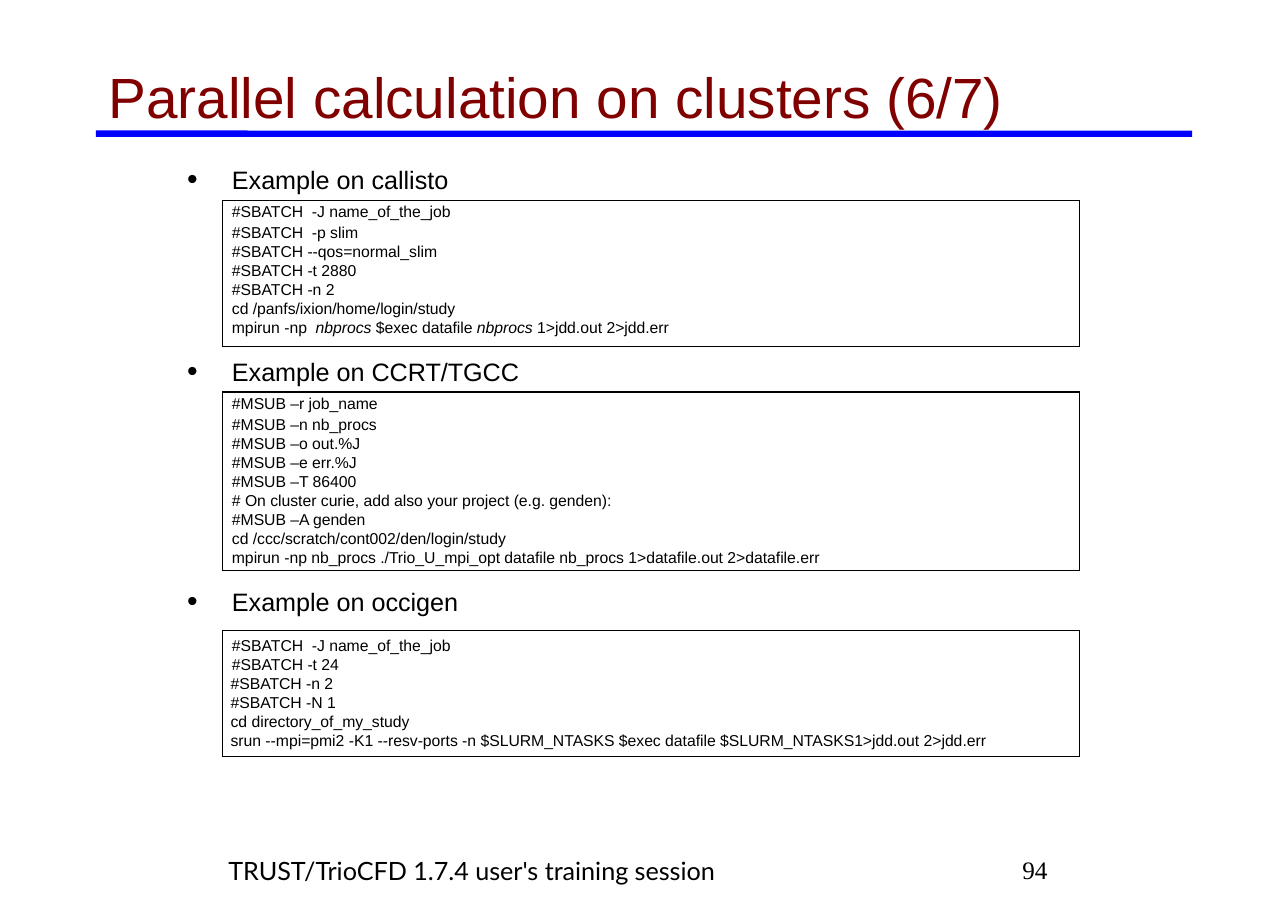
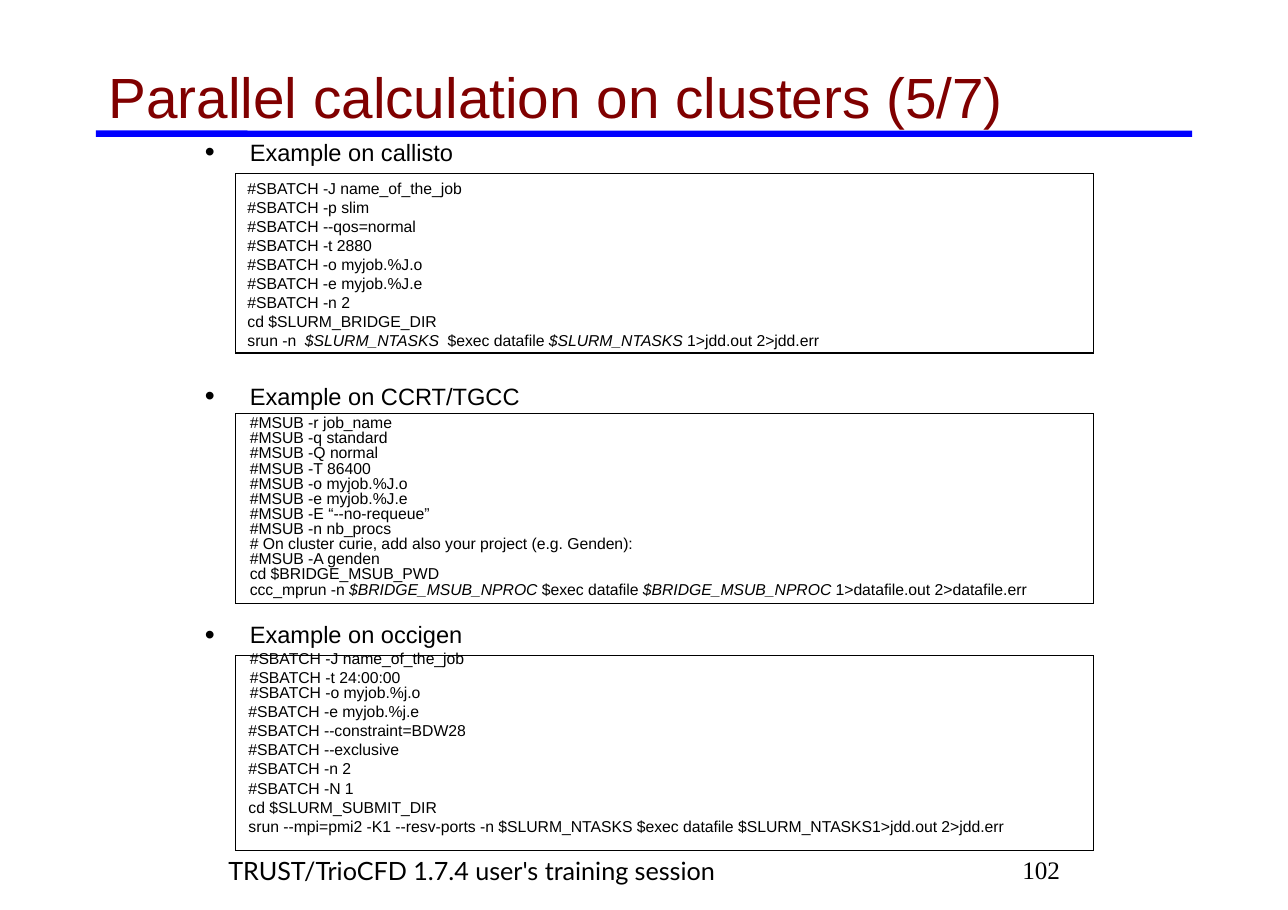
Before and after one commit to cea-trust-platform/trust-code, a slide deck: slide 102 of doc/TRUST/TRUST_and_TrioCFD_presentation.odp (slide 94 before the commit). Drawn at 1288x910 pixels with LibreOffice and Linux fonts; fonts in the diff are those of the drawing; background and template pictures are left out. Boxes give left, top, right and bottom in pixels: in the first picture for what was removed or moved away, otherwise in the second. Text is boxed around its words. In the diff, an @@ line names an element or a change of style, - is before the commit and + after.

```diff
--- a/doc/TRUST/TRUST_and_TrioCFD_presentation.odp
+++ b/doc/TRUST/TRUST_and_TrioCFD_presentation.odp
@@ title at [108, 77, 1003, 128]: text changed @@
-Parallel calculation on clusters (6/7)
+Parallel calculation on clusters (5/7)
@@ text "Example on callisto": place and size @@
-text "Example on callisto" at [231, 170, 986, 750]
+text "Example on callisto" at [247, 144, 1027, 836]
@@ text at [250, 144, 520, 648]: size 16 to 15 pt in "Example on callisto", "Example on CCRT/TGCC", "Example on occigen" @@
@@ rectangle: place and size @@
-rectangle at [222, 201, 1079, 347]
+rectangle at [236, 173, 1093, 353]
@@ text at [247, 182, 819, 350]: text changed @@
-#SBATCH -J name_of_the_job
-#SBATCH -p slim
-#SBATCH --qos=normal_slim
-#SBATCH -t 2880
-#SBATCH -n 2
-cd /panfs/ixion/home/login/study
-mpirun -np nbprocs $exec datafile nbprocs 1>jdd.out 2>jdd.err
+#SBATCH -J name_of_the_job
+#SBATCH -p slim
+#SBATCH --qos=normal
+#SBATCH -t 2880
+#SBATCH -o myjob.%J.o
+#SBATCH -e myjob.%J.e
+#SBATCH -n 2
+cd $SLURM_BRIDGE_DIR
+srun -n $SLURM_NTASKS $exec datafile $SLURM_NTASKS 1>jdd.out 2>jdd.err
@@ rectangle: place and size @@
-rectangle at [222, 392, 1079, 571]
+rectangle at [236, 414, 1093, 604]
@@ text at [250, 416, 1027, 599]: text changed @@
-#MSUB –r job_name
-#MSUB –n nb_procs
-#MSUB –o out.%J
-#MSUB –e err.%J
-#MSUB –T 86400
-# On cluster curie, add also your project (e.g. genden):
-#MSUB –A genden
-cd /ccc/scratch/cont002/den/login/study
-mpirun -np nb_procs ./Trio_U_mpi_opt datafile nb_procs 1>datafile.out 2>datafile.err
+#MSUB -r job_name
+#MSUB -q standard
+#MSUB -Q normal
+#MSUB -T 86400
+#MSUB -o myjob.%J.o
+#MSUB -e myjob.%J.e
+#MSUB -E “--no-requeue”
+#MSUB -n nb_procs
+# On cluster curie, add also your project (e.g. Genden):
+#MSUB -A genden
+cd $BRIDGE_MSUB_PWD
+ccc_mprun -n $BRIDGE_MSUB_NPROC $exec datafile $BRIDGE_MSUB_NPROC 1>datafile.out 2>datafile.err
@@ rectangle: place and size @@
-rectangle at [222, 630, 1079, 757]
+rectangle at [236, 655, 1093, 851]
@@ text at [248, 672, 466, 755]: text changed @@
-#SBATCH -t 24
+#SBATCH -t 24:00:00
+#SBATCH -o myjob.%j.o
+#SBATCH -e myjob.%j.e
+#SBATCH --constraint=BDW28
+#SBATCH --exclusive
@@ text at [248, 801, 437, 816]: text changed @@
-cd directory_of_my_study
+cd $SLURM_SUBMIT_DIR
@@ page number at [1022, 862, 1060, 880]: text changed @@
-94
+102
```
Also in this commit, not shown: 112 other slides changed, 23 slides added, 3 slides removed, 4 other files.
